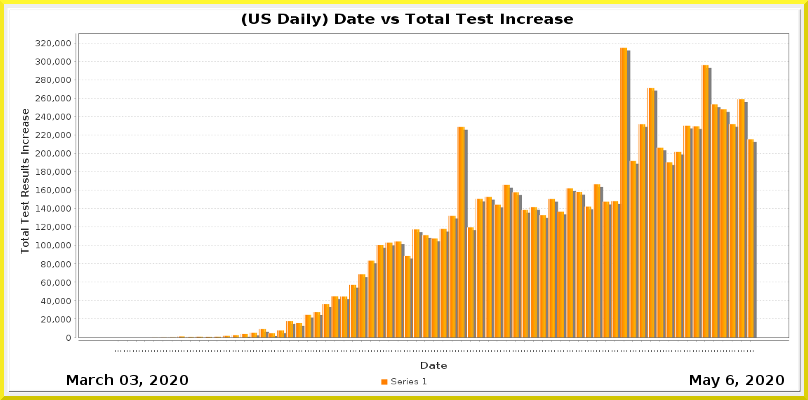
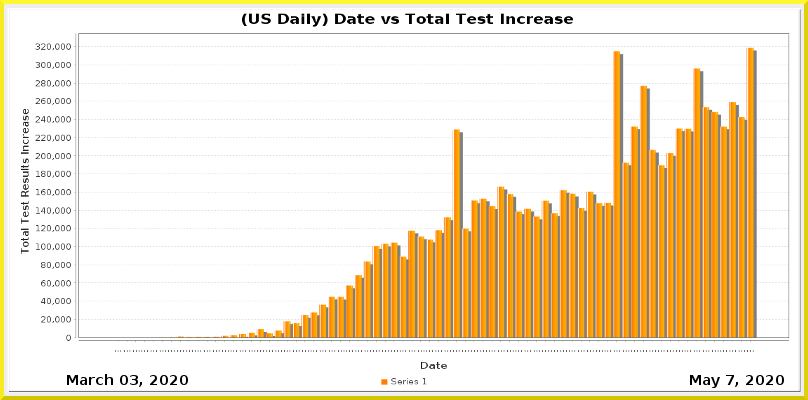
Two versions of the same layered image (808x400). Layer-by-layer changes:
painted on "Current Date" over [726, 375, 734, 385]
painted on "Date_vs_TestIncrease.png" over [35, 40, 789, 352]
